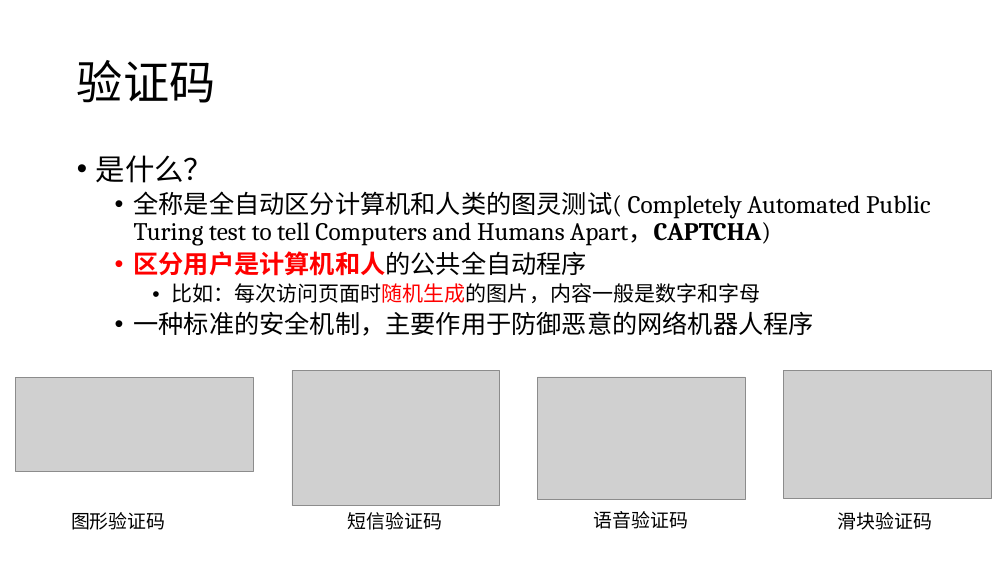
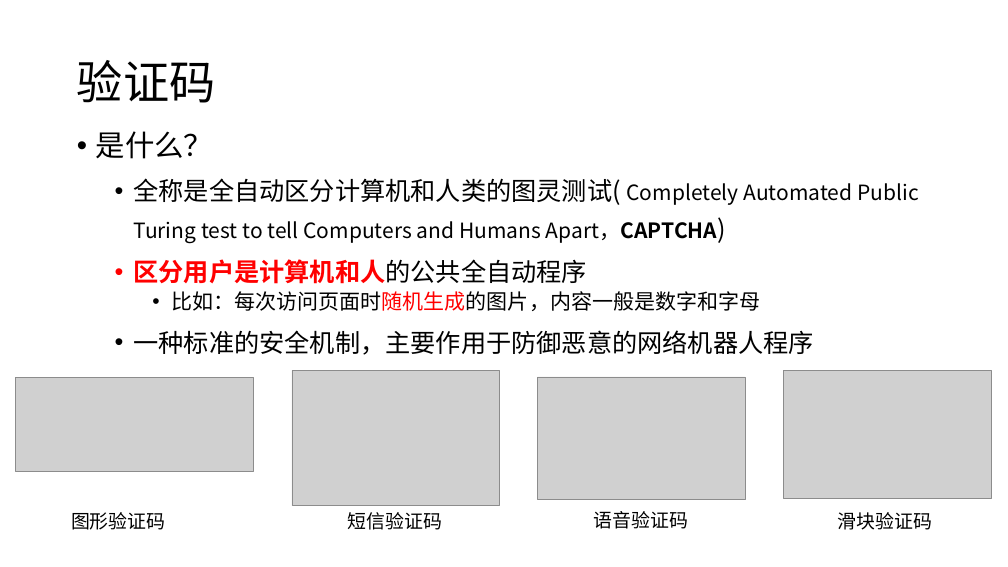
Before and after one commit to RiskySignal/Web-Security-Project, a slide deck: slide 2 of document/验证码绕过技术原理.pptx. Drawn at 1008x567 pixels with LibreOffice and Linux fonts; fonts in the diff are those of the drawing; grey boxes stand for pictures. Boxes give left, top, right and bottom in pixels: in the first picture for what was removed or moved away, otherwise in the second. Text is boxed around its words. In the diff, an @@ line names an element or a change of style, - is before the commit and + after.

Commit message:
修改PPT
修改“验证码绕过技术原理”

```diff
--- a/document/验证码绕过技术原理.pptx
+++ b/document/验证码绕过技术原理.pptx
@@ title "验证码" at bbox=[77, 60, 216, 103]: font Cambria to Noto Sans CJK SC @@
@@ text "是什么？": place and size @@
-text "是什么？" at bbox=[96, 155, 931, 336]
+text "是什么？" at bbox=[96, 131, 919, 355]
@@ text "是什么？" at bbox=[96, 131, 919, 355]: font Cambria to Noto Sans CJK SC; size 24 to 20 pt in "Completely Automated Public Turing test to tell ..."; line spacing 0.9 to 1.25 @@
```
Also in this commit, not shown: 13 other slides changed, 1 slide added, 2 other files.
